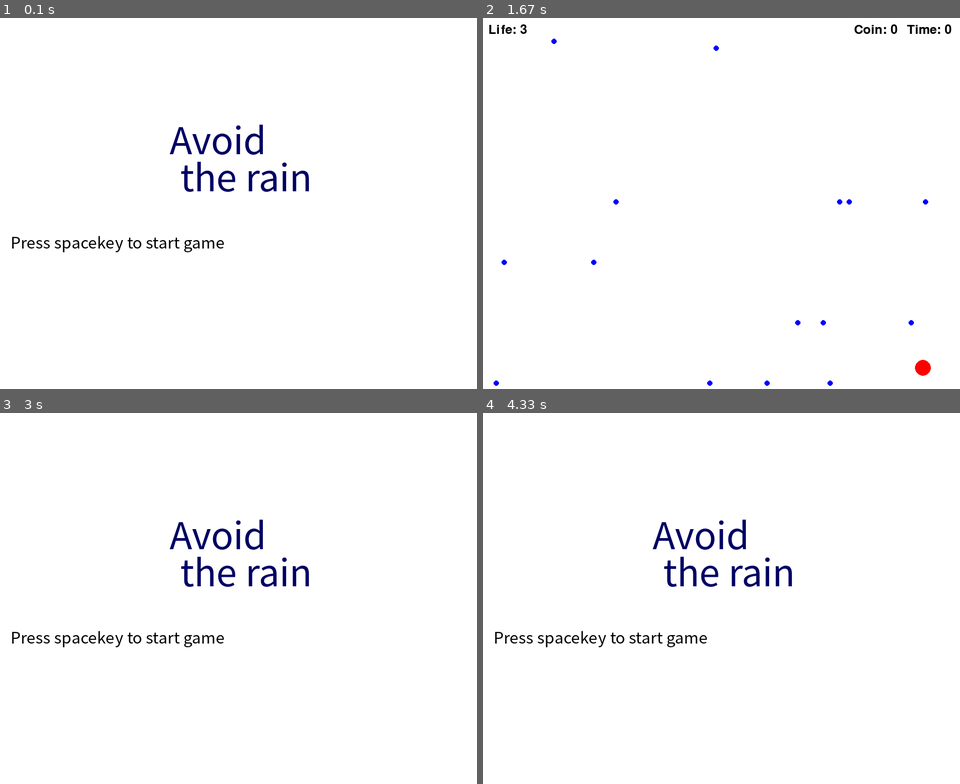
Above: before the commit, frames 1-4 (two rows, left to right).
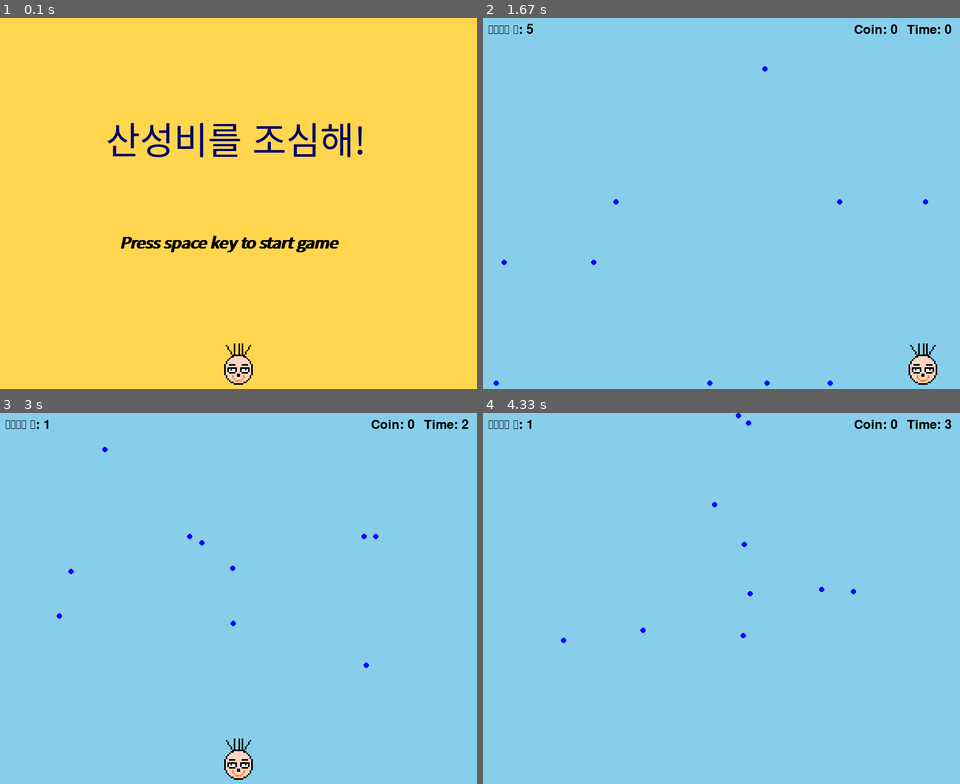
Above: after the commit, the same moments.

Repository: jjband/pygame
Game: pygame game, started from pygame모음집/rain.py
Same seed, same stepped clock (60 frames per second), same inputs: the game is played once before the commit and once after it.
Inputs:
- Up to frame 1 (0.1 s): no input
- Up to frame 2 (1.67 s): tap Space at 0.33, 0.67 s; hold Right 1-1.47 s; hold Right from 1.5 s (still down)
- Up to frame 3 (3 s): release Right at 1.97 s; hold Left 2-2.53 s; hold Left 2.57-2.97 s
- Up to frame 4 (4.33 s): hold Left 3-3.63 s; hold Left 3.67-4.13 s; hold Right from 4.17 s (still down)

The runs differ from the first frame. In frame 1, 100% of the frame differs, in the area x 0-100%, y 0-100%; in frame 2, 100%; in frame 3, 100%; in frame 4, 100%.

Commit message:
디자인 꾸미기 player 이미지 추가

Diff:
--- a/pygame모음집/rain.py
+++ b/pygame모음집/rain.py
@@ -1,4 +1,4 @@
-import pygame
+import pygame,os
 import random
 
 screen_w = 900
@@ -9,7 +9,13 @@
 yellow = (255,255,51)
 blue = (0,0,255)
 black = (0,0,0)
+sky_blue = (135, 206, 235)
+yellow_orange = (255, 214, 77)
+white_green = (204, 255, 204)
 color = red
+current_path = os.path.dirname(__file__)
+assets_path = os.path.join(current_path, "assets")
+대머리모음 = "대머리1.png"
 
 
 class Life():
@@ -20,18 +26,27 @@
     def set_life(self, life2):
         self.life += life2
         return self.life
-
 class Player():
     def __init__(self):
+        self.image = pygame.image.load(os.path.join(assets_path, 대머리모음))
         self.radius = 15
-        self.rect = pygame.Rect(screen_w // 2 - self.radius, 660 - self.radius,
-                                self.radius * 2, self.radius * 2)
+        self.rect = self.image.get_rect()
+        self.width = self.image.get_rect().width
+        self.height = self.image.get_rect().height
         self.score = 0
+        self.reset()
+
+    def reset(self):
+        self.rect.x = screen_w // 2 - self.width // 2
+        self.rect.y = screen_h - self.height // 2 -50
+
+
     def move(self, direction):
         speed = 5
         self.rect.move_ip(direction * speed, 0)
-    def draw(self, screen, color):
-        pygame.draw.circle(screen, color, self.rect.center, 15)
+
+    def draw(self, screen):
+        screen.blit(self.image, self.rect)
 
 
 class Enemy():
@@ -86,7 +101,7 @@
     screen.blit(score_text,(screen_w -200 ,10))
 
 def display_life(screen, font, life):
-    text = font.render(f"Life: {life.get_life()}", True, (0, 0, 0))
+    text = font.render(f"머리카락 수: {life.get_life()}", True, (0, 0, 0))
     screen.blit(text, (10, 10))
 
 def display_timer(screen, font, start_time):
@@ -102,12 +117,12 @@
     screen.blit(timer_text, (screen_w - 100, 10))
 
 def display_story(screen, font):
-    story_text1 = font.render("On a rainy day,", True, (0, 0, 0))
-    story_text2 = font.render("a little flame got lost.", True, (0, 0, 0))
-    story_text3 = font.render("Please help the little flame find its way again!", True, (0, 0 ,100))
+    story_text1 = font.render("탈모인에게 비는 매우 위험한 존재입니다.", True, (0, 0, 0))
+    story_text2 = font.render("특히 산성비는 더욱 위험하지요.", True, (0, 0, 0))
+    story_text3 = font.render("우리 탈모친구가 비를 피할수 있게 도와주세요!", True, (0, 0 ,255))
     screen.blit(story_text1, (20,200))
-    screen.blit(story_text2, (20,240))
-    screen.blit(story_text3, (20, 280))
+    screen.blit(story_text2, (20,260))
+    screen.blit(story_text3, (20,320))
 
 
 
@@ -116,21 +131,21 @@
 def main():
     pygame.init()
     screen = pygame.display.set_mode((screen_w, screen_h))
-    pygame.display.set_caption("비 피하기")
+    pygame.display.set_caption("산성비 피하기")
     clock = pygame.time.Clock()
-    enemy_count = 15
+    enemy_count = 10
     player = Player()
     life_font = pygame.font.Font(None, 36)
     timer_font = pygame.font.Font(None, 36)
-    story_font = pygame.font.Font(None, 36)
+    story_font = pygame.font.SysFont("Malgun Gothic", 36, 0,0)
     score_font = pygame.font.Font(None, 36)
-    font = pygame.font.SysFont("Malgun Gothic", 30, False, False)
+    font = pygame.font.SysFont("Malgun Gothic", 30, True, True)
     font1 = pygame.font.SysFont("Malgun Gothic", 70, False, False)
-    menu_text = font.render("Press spacekey to start game", True, (0, 0, 0))
-    menu_text1 = font1.render("Avoid", True, (0, 0, 100))  #이름(위)
-    menu_text2 = font1.render("the rain", True, (0, 0, 100))  #이름(밑)
-
-    life = Life(3)
+    menu_text = font.render("Press space key to start game", True, (0, 0, 0))
+    menu_text1 = font1.render("산성비를 조심해!", True, (0, 0, 100))  #이름(위)
+
+
+    life = Life(5)
     best_time = 0
     start_time = None
     enemies = [Enemy()for _ in range(enemy_count)]
@@ -141,7 +156,6 @@
     coins = []
     spawn_coin = 0
     spawn_time = pygame.time.get_ticks()
-
 
     while running:
         for event in pygame.event.get():
@@ -155,6 +169,8 @@
                     elif show_story:
                         show_story = False
                         start_time = pygame.time.get_ticks()
+        if life == Life(4):
+            대머리모음 = "대머리2.png"
 
         keys = pygame.key.get_pressed()
         if not menu and not show_story:
@@ -182,13 +198,13 @@
 
 
         if menu:
-            screen.fill(white)
-            screen.blit(menu_text, (20,400))
-            screen.blit(menu_text1, (320,175))
-            screen.blit(menu_text2, (340,245))
+            screen.fill(yellow_orange)
+            player.draw(screen)
+            screen.blit(menu_text, (225,400))
+            screen.blit(menu_text1, (200,175))
 
         elif show_story:
-            screen.fill(white)
+            screen.fill(white_green)
             display_story(screen, story_font)
 
         else:
@@ -196,8 +212,8 @@
                 enemy.move()
                 enemy.check_crush(player, life)
 
-            screen.fill(white)
-            player.draw(screen,color)
+            screen.fill(sky_blue)
+            player.draw(screen)
 
 
             for enemy in enemies:
@@ -211,7 +227,7 @@
 
             if life.get_life() <= 0:
                 menu  = True
-                life  = Life(3)
+                life  = Life(5)
                 start_time = None
 
                 for enemy in enemies:
Binary file added: pygame모음집/assets/mushroom1.png
Binary file added: pygame모음집/assets/mushroom2.png
Binary file added: pygame모음집/assets/mushroom3.png
Binary file added: pygame모음집/assets/대머리1.png
Binary file added: pygame모음집/assets/대머리2.png
Binary file added: pygame모음집/assets/대머리3.png
Binary file added: pygame모음집/assets/대머리4.png
Binary file added: pygame모음집/assets/대머리5.png
